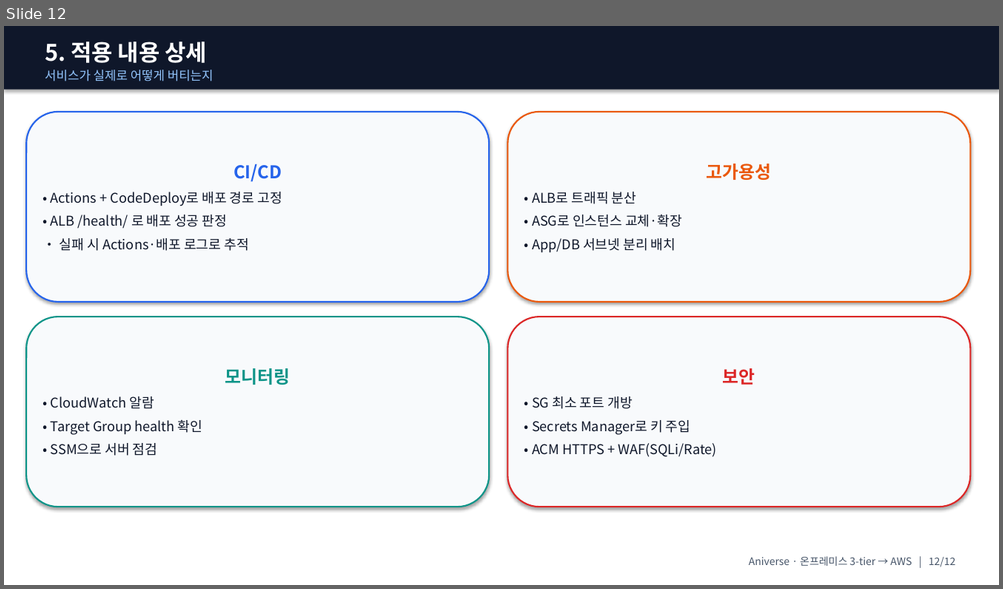
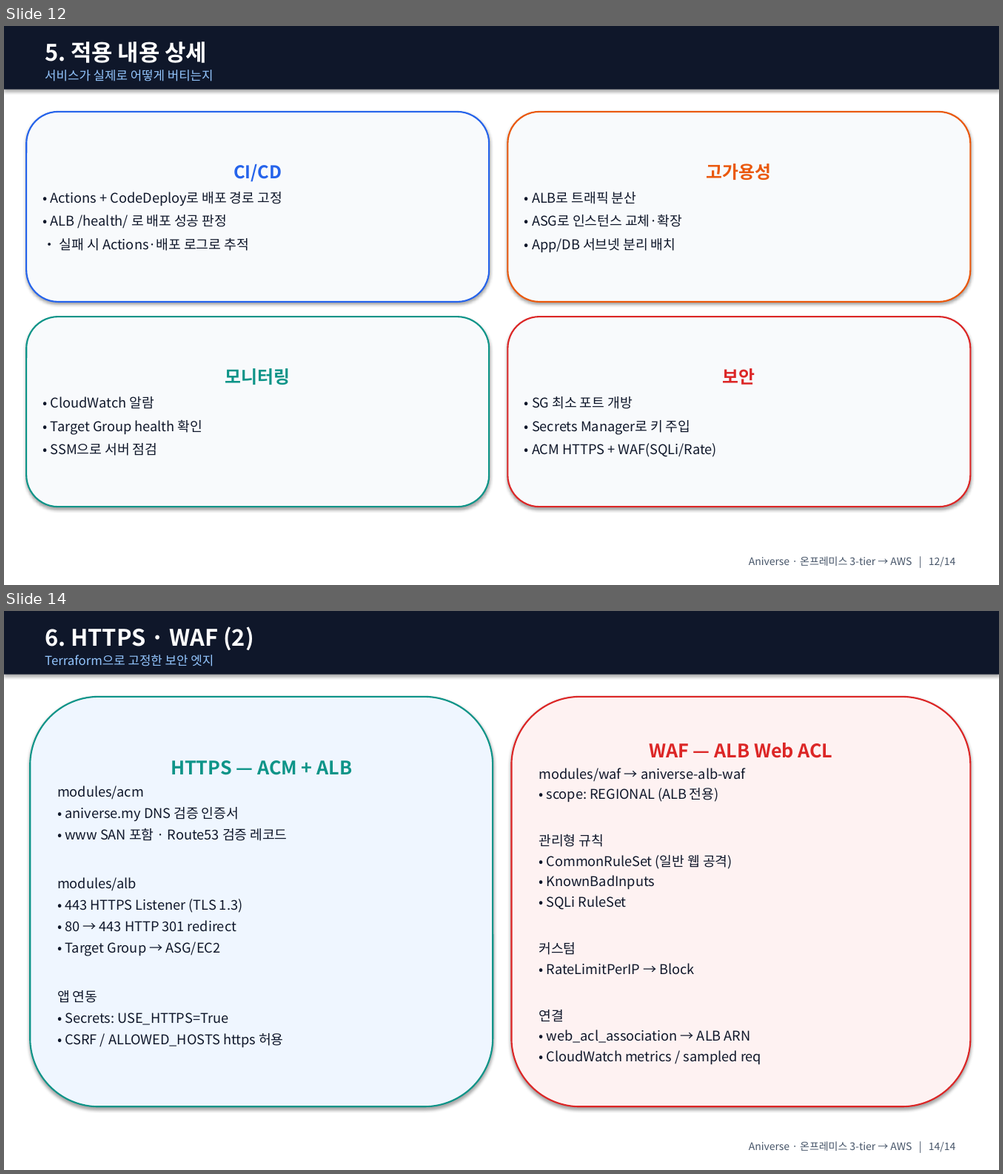
Before and after one commit to ho0215/anime-project-infra, a slide deck: docs/presentation/ppt/Aniverse_발표_강사용.pptx. Shown one above the other, each under a label of ours: slide 12 before the commit, slides 12 and 14 after it; the slides between them are not shown. The pictures are 1003x589 and 1003x1174 pixels, drawn with LibreOffice and Linux fonts; fonts in the diff are those of the drawing. Boxes give left, top, right and bottom in pixels: in the first picture for what was removed or moved away, otherwise in the second. Text is boxed around its words. In the diff, an @@ line names an element or a change of style, - is before the commit and + after.

```diff
--- a/docs/presentation/ppt/Aniverse_발표_강사용.pptx
+++ b/docs/presentation/ppt/Aniverse_발표_강사용.pptx
@@ slide 14 added at (4,611,999,1170), background #FFFFFF @@
@@ rectangle added at (4,611,999,675), fill #0F172A @@
@@ text added at (45,627,253,667), 12 pt, text #93C5FD @@
+6. HTTPS · WAF (2)
+Terraform으로 고정한 보안 엣지
@@ rounded rectangle added at (30,697,492,1107), fill #EFF6FF, outline #0D9488 1.5 pt, 13 pt, text #0F172A @@
+HTTPS — ACM + ALB
+modules/acm
+• aniverse.my DNS 검증 인증서
+• www SAN 포함 · Route53 검증 레코드
+modules/alb
+• 443 HTTPS Listener (TLS 1.3)
+• 80 → 443 HTTP 301 redirect
+• Target Group → ASG/EC2
+앱 연동
+• Secrets: USE_HTTPS=True
+• CSRF / ALLOWED_HOSTS https 허용
@@ rounded rectangle added at (512,697,970,1107), fill #FEF2F2, outline #DC2626 1.5 pt, 13 pt, text #0F172A @@
+WAF — ALB Web ACL
+modules/waf → aniverse-alb-waf
+• scope: REGIONAL (ALB 전용)
+관리형 규칙
+• CommonRuleSet (일반 웹 공격)
+• KnownBadInputs
+• SQLi RuleSet
+커스텀
+• RateLimitPerIP → Block
+연결
+• web_acl_association → ALB ARN
+• CloudWatch metrics / sampled req
@@ text added at (748,1142,955,1153), 10 pt, text #475569 @@
+Aniverse · 온프레미스 3-tier → AWS | 14/14
@@ slide 12 changed as well @@
@@ text at (748,557,955,568): text changed @@
-Aniverse · 온프레미스 3-tier → AWS | 12/12
+Aniverse · 온프레미스 3-tier → AWS | 12/14
```
Also in this commit, not shown: 12 other slides changed, 1 other slide added, 5 other files.
